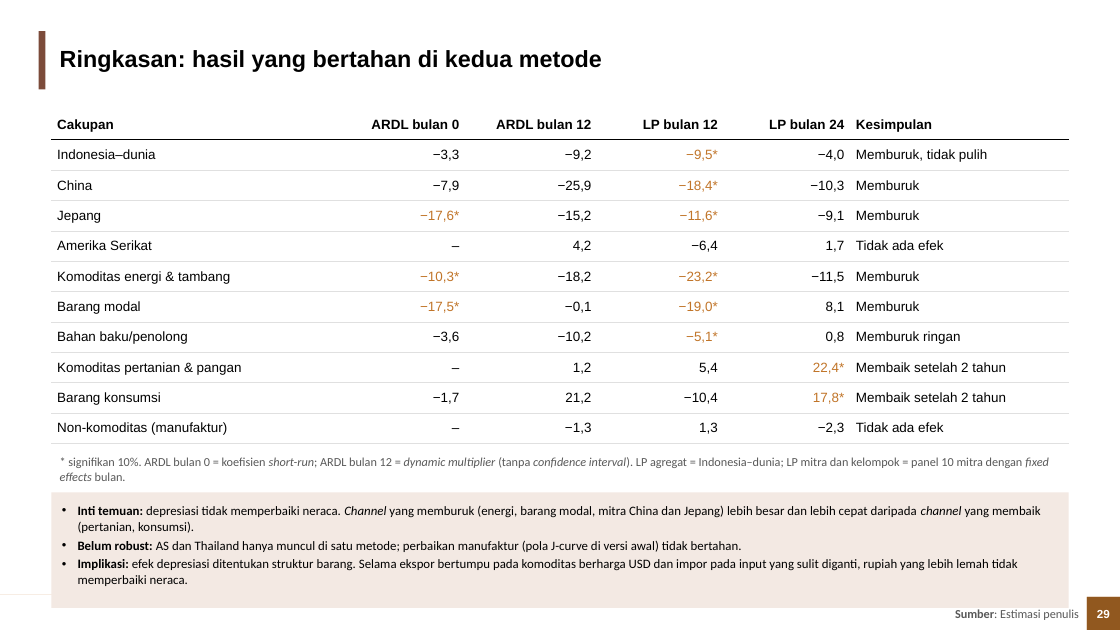
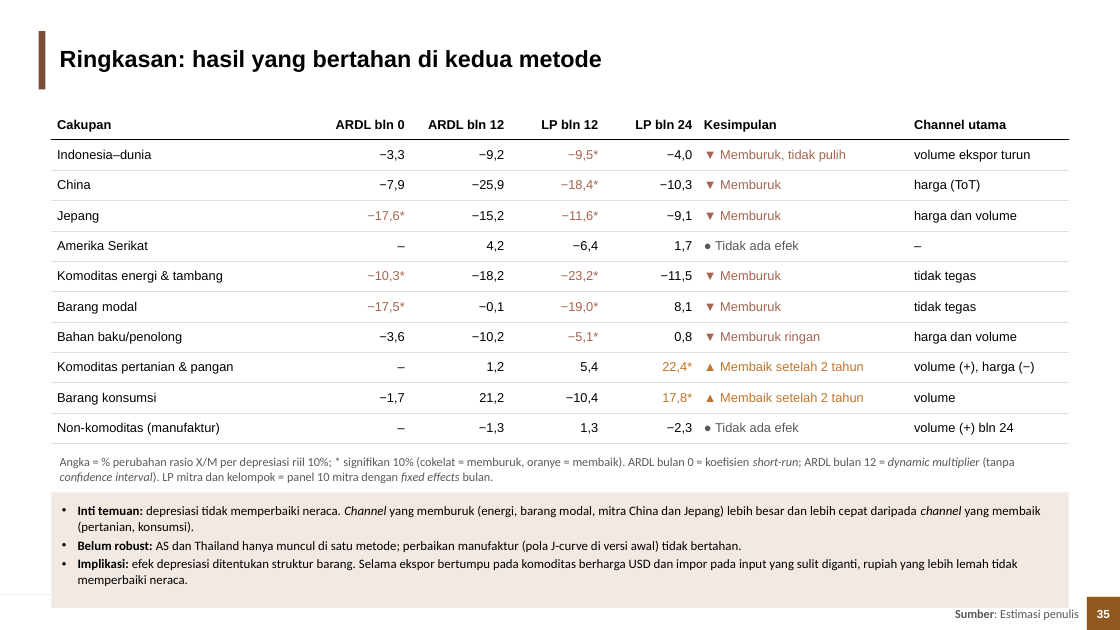
Before and after one commit to muhamadhaikal128/Pengaruh-Depresiasi-Rupiah-Terhadap-Trade-Balance, a slide deck: slide 35 of Haikal/output/3_ppt/Depresiasi_Rupiah_Trade_Balance.pptx (slide 29 before the commit). Drawn at 1120x630 pixels with LibreOffice and Linux fonts; fonts in the diff are those of the drawing; background and template pictures are left out. Boxes give left, top, right and bottom in pixels: in the first picture for what was removed or moved away, otherwise in the second. Text is boxed around its words. In the diff, an @@ line names an element or a change of style, - is before the commit and + after.

Commit message:
Haikal: dekomposisi harga vs volume (kuantitas HS-6), uji Marshall-Lerner dengan volume, PPT disusun ulang

```diff
--- a/Haikal/output/3_ppt/Depresiasi_Rupiah_Trade_Balance.pptx
+++ b/Haikal/output/3_ppt/Depresiasi_Rupiah_Trade_Balance.pptx
@@ table at <box>51,110,1069,444</box> @@
-column 2: ARDL bulan 0 | −3,3 | −7,9 | −17,6* | – | −10,3* | −17,5* | −3,6 | – | −1,7 | –
-column 3: ARDL bulan 12 | −9,2 | −25,9 | −15,2 | 4,2 | −18,2 | −0,1 | −10,2 | 1,2 | 21,2 | −1,3
-column 4: LP bulan 12 | −9,5* | −18,4* | −11,6* | −6,4 | −23,2* | −19,0* | −5,1* | 5,4 | −10,4 | 1,3
-column 5: LP bulan 24 | −4,0 | −10,3 | −9,1 | 1,7 | −11,5 | 8,1 | 0,8 | 22,4* | 17,8* | −2,3
-column 6: Kesimpulan | Memburuk, tidak pulih | Memburuk | Memburuk | Tidak ada efek | Memburuk | Memburuk | Memburuk ringan | Membaik setelah 2 tahun | Membaik setelah 2 tahun | Tidak ada efek
+column 2: ARDL bln 0 | −3,3 | −7,9 | −17,6* | – | −10,3* | −17,5* | −3,6 | – | −1,7 | –
+column 3: ARDL bln 12 | −9,2 | −25,9 | −15,2 | 4,2 | −18,2 | −0,1 | −10,2 | 1,2 | 21,2 | −1,3
+column 4: LP bln 12 | −9,5* | −18,4* | −11,6* | −6,4 | −23,2* | −19,0* | −5,1* | 5,4 | −10,4 | 1,3
+column 5: LP bln 24 | −4,0 | −10,3 | −9,1 | 1,7 | −11,5 | 8,1 | 0,8 | 22,4* | 17,8* | −2,3
+column 6: Kesimpulan | ▼ Memburuk, tidak pulih | ▼ Memburuk | ▼ Memburuk | ● Tidak ada efek | ▼ Memburuk | ▼ Memburuk | ▼ Memburuk ringan | ▲ Membaik setelah 2 tahun | ▲ Membaik setelah 2 tahun | ● Tidak ada efek
+column 7: Channel utama | volume ekspor turun | harga (ToT) | harga dan volume | – | tidak tegas | tidak tegas | harga dan volume | volume (+), harga (−) | volume | volume (+) bln 24
@@ text at <box>60,457,1015,483</box>: text changed @@
-* signifikan 10%. ARDL bulan 0 = koefisien short-run; ARDL bulan 12 = dynamic multiplier (tanpa confidence interval). LP agregat = Indonesia–dunia; LP mitra dan kelompok = panel 10 mitra dengan fixed effects bulan.
+Angka = % perubahan rasio X/M per depresiasi riil 10%; * signifikan 10% (cokelat = memburuk, oranye = membaik). ARDL bulan 0 = koefisien short-run; ARDL bulan 12 = dynamic multiplier (tanpa confidence interval). LP mitra dan kelompok = panel 10 mitra dengan fixed effects bulan.
@@ page number at <box>1097,610,1110,618</box>: text changed @@
-29
+35
```
Also in this commit, not shown: 31 other slides changed, 13 slides added, 5 slides removed, 29 other files.
